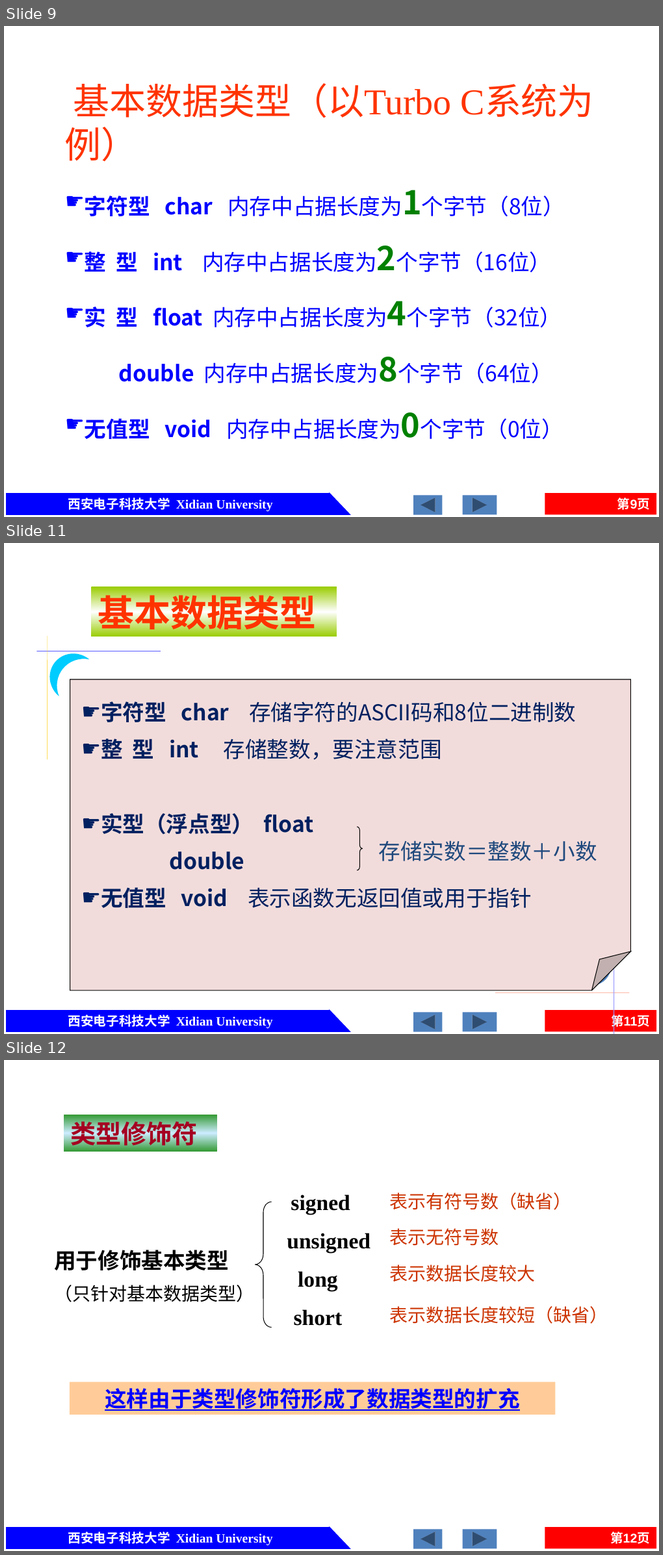
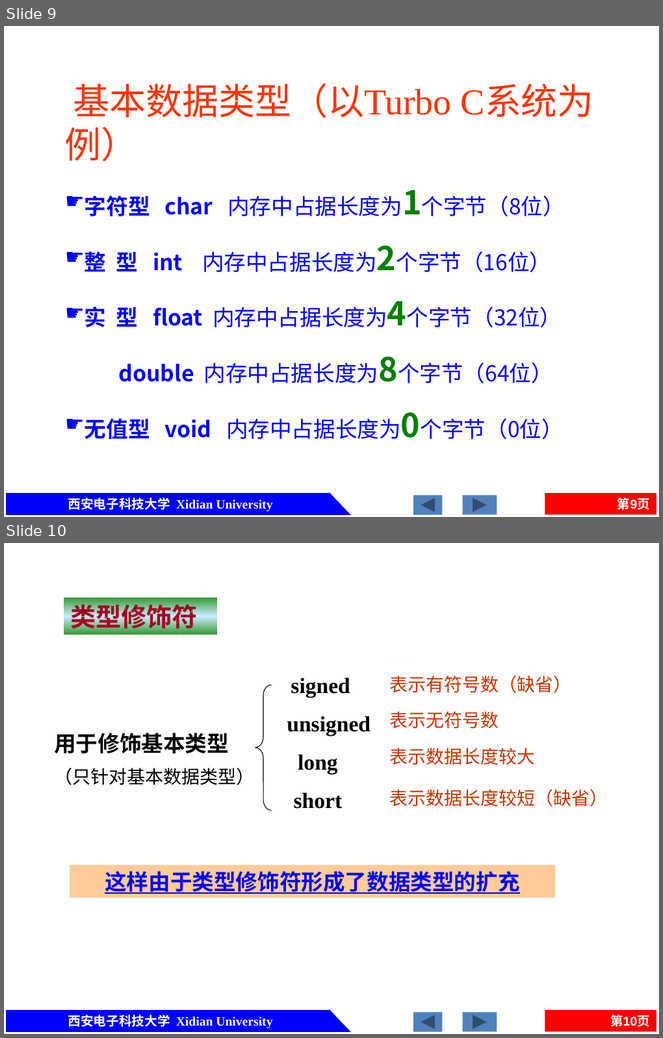
Before and after one commit to jtrfid/C-Repositories, a slide deck: 2016/C语言/课件/第2章 C的基本数据类型及运算.pptx. Shown one above the other, each under a label of ours: slides 9, 11 and 12 before the commit, slides 9 and 10 after it; the slides between them are not shown. The pictures are 663x1555 and 663x1038 pixels, drawn with LibreOffice and Linux fonts; fonts in the diff are those of the drawing. Boxes give left, top, right and bottom in pixels: in the first picture for what was removed or moved away, otherwise in the second. Text is boxed around its words. In the diff, an @@ line names an element or a change of style, - is before the commit and + after.

```diff
--- a/2016/C语言/课件/第2章 C的基本数据类型及运算.pptx
+++ b/2016/C语言/课件/第2章 C的基本数据类型及运算.pptx
@@ slide 11 removed at bbox=[4, 543, 659, 1034], background #FFFFFF; not listed: 6 template elements that a slide beside it also shows @@
@@ rectangle removed at bbox=[91, 587, 337, 637] @@
-基本数据类型
@@ line removed from (48, 636) to (48, 760) @@
@@ line removed from (36, 651) to (161, 651) @@
@@ moon removed at bbox=[40, 643, 90, 696] @@
@@ folded corner removed at bbox=[70, 679, 631, 990] @@
@@ text removed at bbox=[101, 702, 576, 908] @@
-☛ 字符型 char 存储字符的ASCII码和8位二进制数
-☛ 整 型 int 存储整数，要注意范围
-☛ 实型（浮点型） float
-double
-☛ 无值型 void 表示函数无返回值或用于指针
@@ right brace removed at bbox=[357, 826, 362, 871] @@
@@ text removed at bbox=[379, 841, 597, 861] @@
-存储实数＝整数＋小数
@@ line removed from (614, 931) to (614, 1034) @@
@@ moon removed at bbox=[565, 938, 623, 998] @@
@@ line removed from (495, 993) to (630, 993) @@
@@ what was slide 12 is now slide 10 @@
@@ page number at bbox=[610, 1015, 650, 1027]: text changed @@
-第12页
+第10页
```
Also in this commit, not shown: 6 slides changed, 1 other slide removed, 2 other files.
